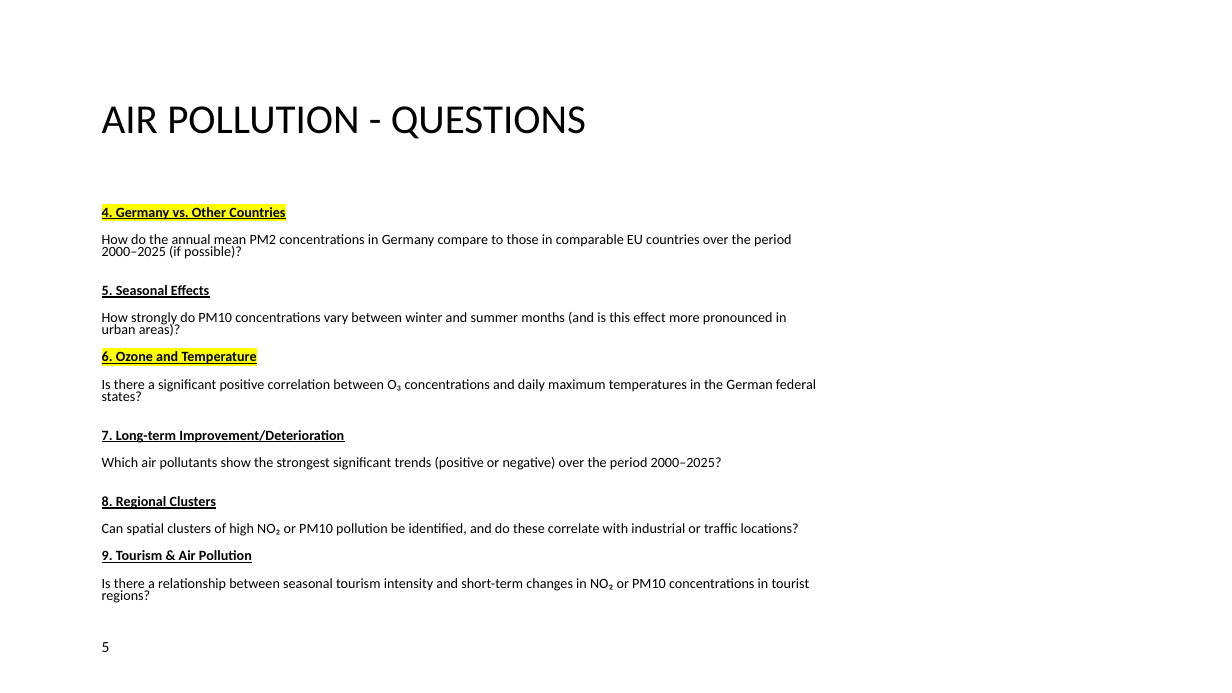
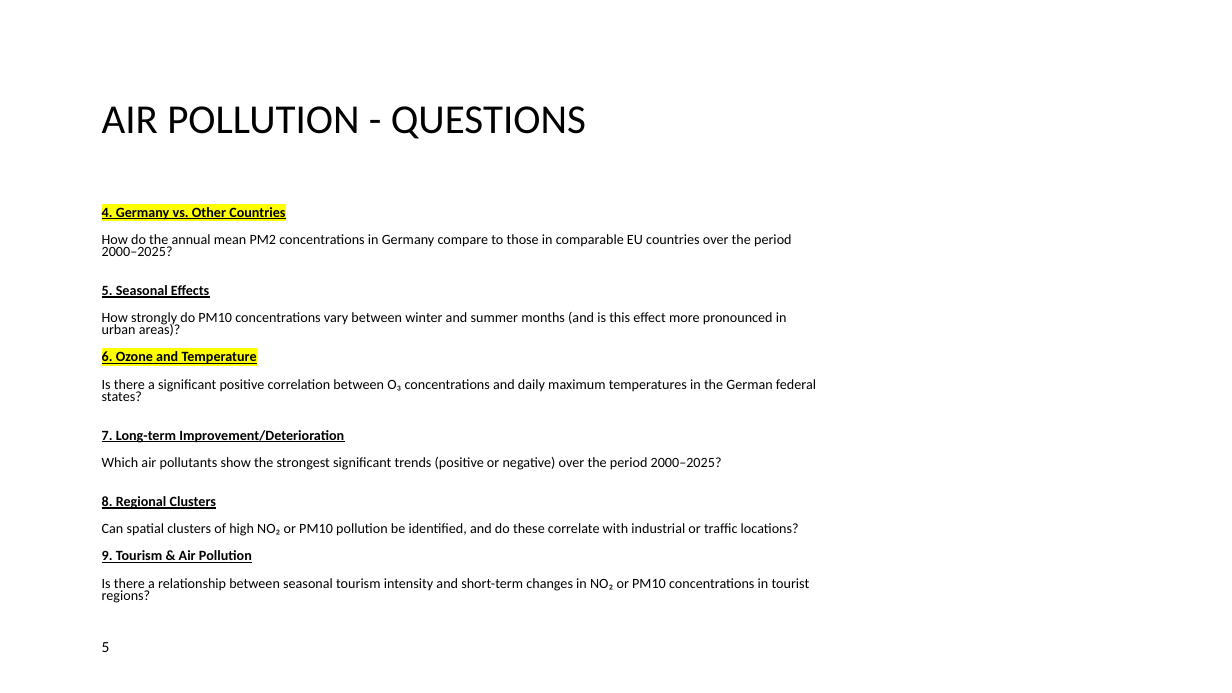
Before and after one commit to lennartklose96/DataScienceProject, a slide deck: slide 5 of Data-Science-Project.pptx. Drawn at 1232x693 pixels with LibreOffice and Linux fonts; fonts in the diff are those of the drawing; background and template pictures are left out. Boxes give left, top, right and bottom in pixels: in the first picture for what was removed or moved away, otherwise in the second. Text is boxed around its words. In the diff, an @@ line names an element or a change of style, - is before the commit and + after.

```diff
--- a/Data-Science-Project.pptx
+++ b/Data-Science-Project.pptx
@@ text at <box>102,234,792,256</box>: text changed @@
-How do the annual mean PM2 concentrations in Germany compare to those in comparable EU countries over the period 2000–2025 (if possible)?
+How do the annual mean PM2 concentrations in Germany compare to those in comparable EU countries over the period 2000–2025?
```
Also in this commit, not shown: 1 other slide changed, 5 slides added, 3 slides removed, 1 other file.
